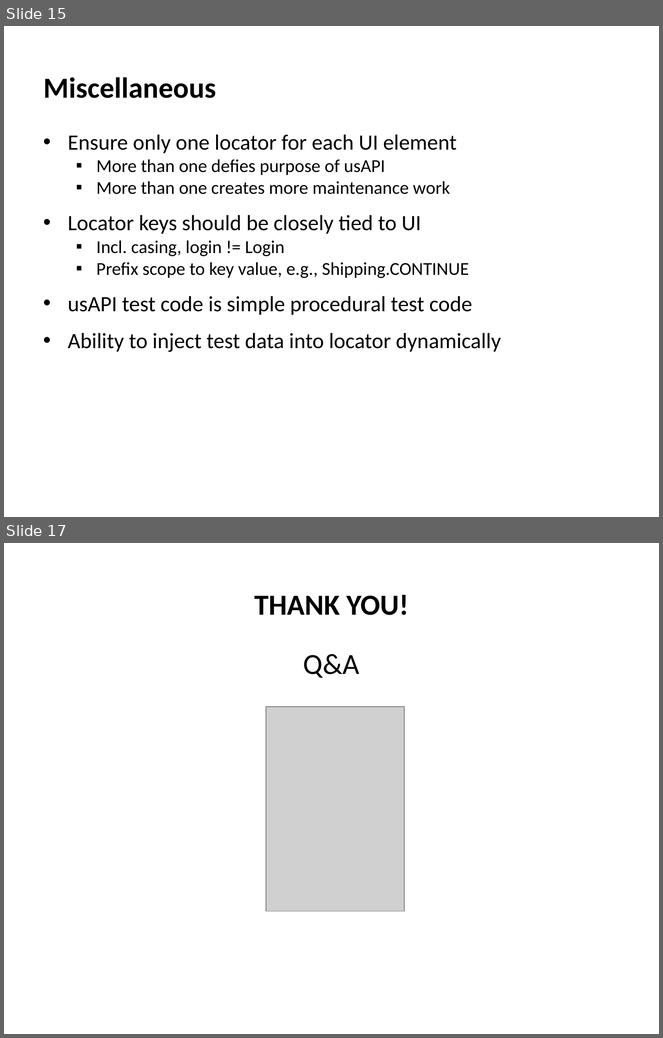
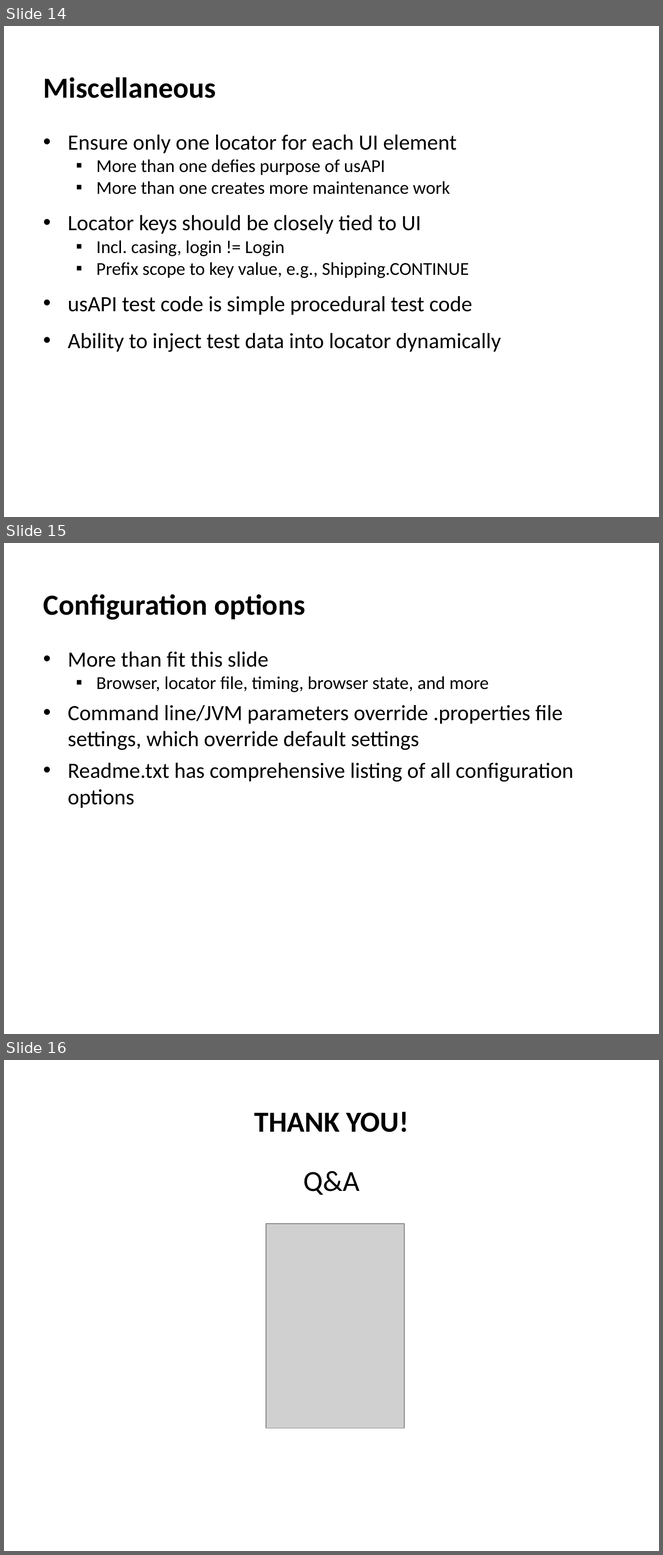
Before and after one commit to slips/unifiedSeleniumAPI, a slide deck: training/UnifiedSeleniumAPI-HandsOnExercise.ppt. Shown one above the other, each under a label of ours: slides 15 and 17 before the commit, slides 14, 15 and 16 after it; the slides between them are not shown. The pictures are 663x1038 and 663x1555 pixels, drawn with LibreOffice and Linux fonts; fonts in the diff are those of the drawing; grey boxes stand for pictures. Boxes give left, top, right and bottom in pixels: in the first picture for what was removed or moved away, otherwise in the second. Text is boxed around its words. In the diff, an @@ line names an element or a change of style, - is before the commit and + after.

```diff
--- a/training/UnifiedSeleniumAPI-HandsOnExercise.ppt
+++ b/training/UnifiedSeleniumAPI-HandsOnExercise.ppt
@@ slide 15 added at bbox=[4, 543, 659, 1034], background #FFFFFF @@
@@ title added at bbox=[44, 594, 305, 620], 32 pt, text #000000, bold @@
+Configuration options
@@ text added at bbox=[68, 651, 574, 808], 24 pt, text #000000 @@
+• More than fit this slide
+  ▪ Browser, locator file, timing, browser state, and more
+• Command line/JVM parameters override .properties file settings, which override default settings
+• Readme.txt has comprehensive listing of all configuration options
@@ what was slide 15 is now slide 14 @@
@@ what was slide 17 is now slide 16 @@
```
Also in this commit, not shown: 1 slide changed, 2 slides removed.
